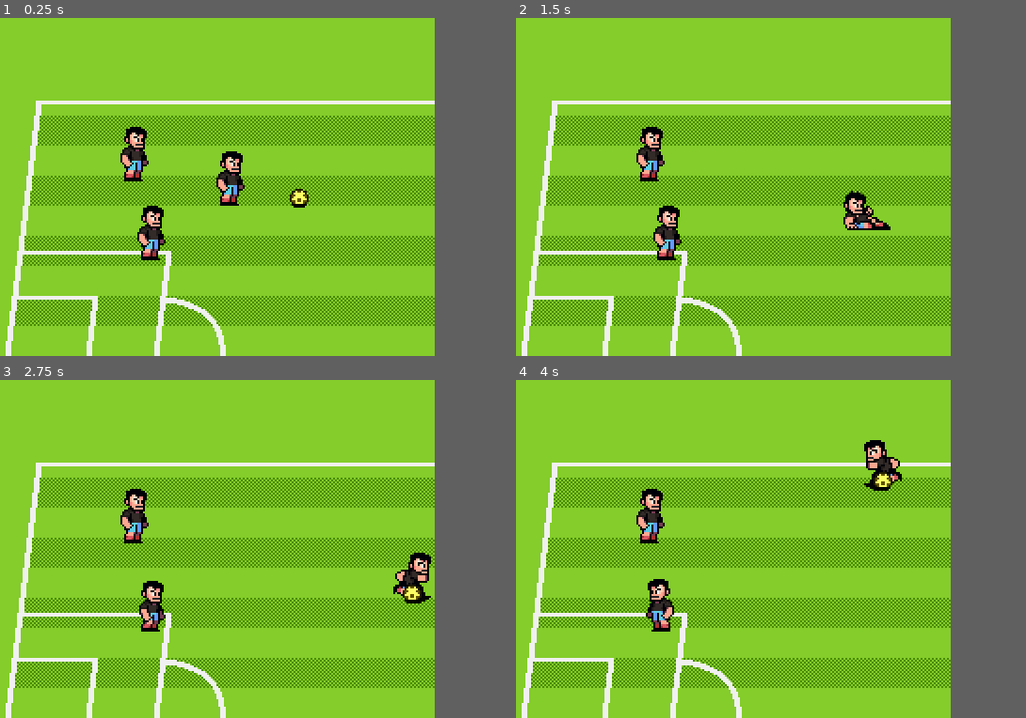
Above: before the commit, frames 1-4 (two rows, left to right).
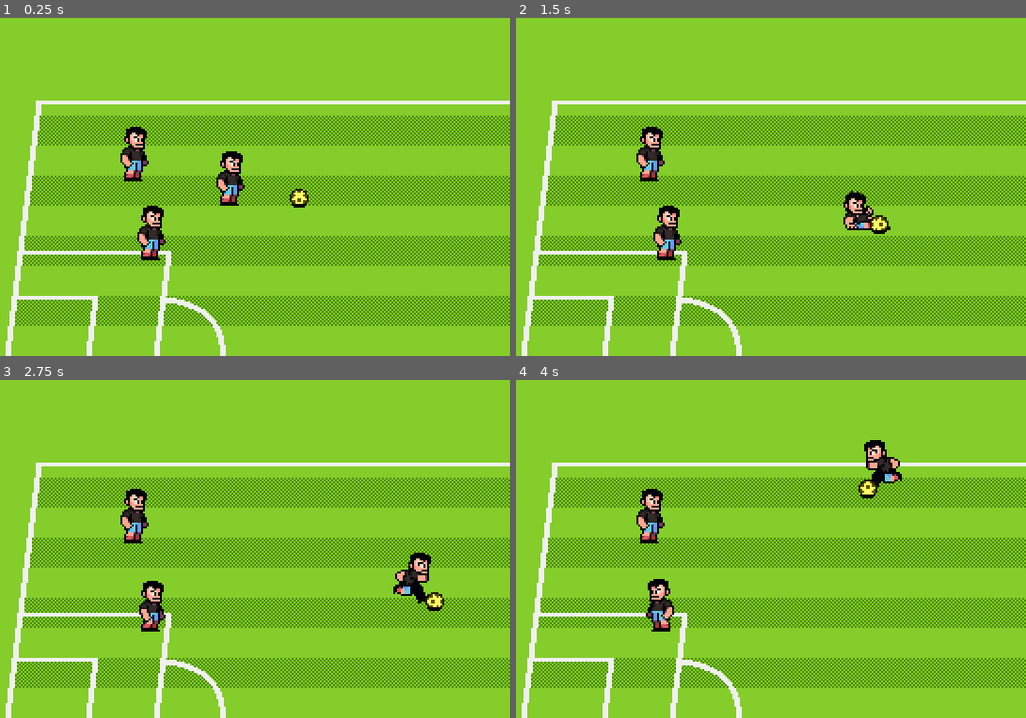
Above: after the commit, the same moments.

Repository: whitelonely/SuperSoccer
Game: Godot game, scene res://scenes/world.tscn
Same seed, same stepped clock (60 frames per second), same inputs: the game is played once before the commit and once after it.
Inputs:
- Up to frame 1 (0.25 s): no input
- Up to frame 2 (1.5 s): hold D (p1_right) 0.53-1.28 s; tap J (p1_pass) at 0.6 s; hold S (p1_down) from 1.28 s (still down); tap K (p1_shoot) at 1.35 s
- Up to frame 3 (2.75 s): release S (p1_down) at 2.03 s; hold D (p1_right) from 2.03 s (still down); tap Down (p2_down) at 2.1 s
- Up to frame 4 (4 s): release D (p1_right) at 2.78 s; hold W (p1_up) 2.78-3.53 s; tap Left (p2_left) at 2.85 s; hold A (p1_left) from 3.53 s (still down); tap Keypad 2 (p2_pass) at 3.6 s
In our replay, the window is 560x360 before the commit and 640x360 after it. These sizes can differ from the game's own. Grey fills any space a smaller window leaves; there, only what the larger window draws over its background counts as a difference.

The runs differ from the first frame. In frame 1, 2.8% of the frame differs, in the area x 85-100%, y 24-92%; in frame 2, 3.0%; in frame 3, 3.1%; in frame 4, 3.1%, in the area x 67-100%, y 24-92%.

Commit message:
实现运球状态更真实化效果

Diff:
--- a/project.godot
+++ b/project.godot
@@ -25,10 +25,10 @@
 
 [display]
 
-window/size/viewport_width=280
+window/size/viewport_width=320
 window/size/viewport_height=180
-window/size/window_width_override=1400
-window/size/window_height_override=900
+window/size/window_width_override=1280
+window/size/window_height_override=720
 window/stretch/mode="viewport"
 window/stretch/scale_mode="integer"
 
--- a/scenes/ball/ball.tscn
+++ b/scenes/ball/ball.tscn
@@ -7,10 +7,8 @@
 [sub_resource type="CircleShape2D" id="CircleShape2D_xotqv"]
 radius = 5.0
 
-[sub_resource type="Animation" id="Animation_jbgth"]
-resource_name = "idle"
-length = 0.1
-loop_mode = 1
+[sub_resource type="Animation" id="Animation_yjhvv"]
+length = 0.001
 tracks/0/type = "value"
 tracks/0/imported = false
 tracks/0/enabled = true
@@ -24,8 +22,10 @@
 "values": [0]
 }
 
-[sub_resource type="Animation" id="Animation_yjhvv"]
-length = 0.001
+[sub_resource type="Animation" id="Animation_jbgth"]
+resource_name = "idle"
+length = 0.1
+loop_mode = 1
 tracks/0/type = "value"
 tracks/0/imported = false
 tracks/0/enabled = true
@@ -82,6 +82,7 @@
 shape = SubResource("CircleShape2D_xotqv")
 
 [node name="AnimationPlayer" type="AnimationPlayer" parent="."]
+unique_name_in_owner = true
 libraries = {
 &"": SubResource("AnimationLibrary_r8c1m")
 }
--- a/scripts/ball.gd
+++ b/scripts/ball.gd
@@ -3,6 +3,7 @@
 
 enum State {CARRIED, FREEFORM, SHOT}
 
+@onready var animation_player: AnimationPlayer = %AnimationPlayer
 @onready var player_detection_area: Area2D = %PlayerDetectionArea
 
 var carrier : Player = null
@@ -17,7 +18,7 @@
 	if current_state != null:
 		current_state.queue_free()
 	current_state = state_factory.get_fresh_state(state)
-	current_state.setup(self, player_detection_area, carrier)
+	current_state.setup(self, player_detection_area, carrier, animation_player)
 	current_state.state_transition_requested.connect(switch_state.bind())
 	current_state.name = "足球状态机：" + str(state)
 	call_deferred("add_child", current_state)
--- a/scripts/ball_states/ball_state.gd
+++ b/scripts/ball_states/ball_state.gd
@@ -1,13 +1,18 @@
 class_name BallState
 extends Node
 
-signal state_transition_requested(new_state: BallState)
+signal state_transition_requested(new_state: Ball.State)
 
+var animation_player : AnimationPlayer = null
 var ball : Ball = null
 var carrier : Player = null
 var player_detection_area : Area2D = null
 
-func setup(context_ball: Ball, context_player_detection_area: Area2D, context_carrier: Player) -> void:
+func setup(
+	context_ball: Ball, context_player_detection_area: Area2D,
+	context_carrier: Player, context_animation_player: AnimationPlayer
+	) -> void:
 	ball = context_ball
 	player_detection_area = context_player_detection_area
 	carrier = context_carrier
+	animation_player = context_animation_player
--- a/scripts/ball_states/ball_state_carried.gd
+++ b/scripts/ball_states/ball_state_carried.gd
@@ -1,8 +1,29 @@
 class_name BallStateCarried
 extends BallState
+
+const OFFSET_FROM_PLAYER := Vector2(10, 4)
+# 运球更真实优化
+const DRIBBLE_FREQUENCY := 10.0	#运球频率
+const DRIBBLE_INTENSITY := 3.0	#运球强度
+
+var dribble_time := 0.0
 
 func _enter_tree() -> void:
 	assert(carrier != null)
 
-func _process(_delta: float) -> void:
-	ball.position = carrier.position
+func _process(delta: float) -> void:
+	var vx = 0.0
+	dribble_time += delta
+
+	if carrier.velocity != Vector2.ZERO:
+		if carrier.velocity.x != 0:
+			vx = cos(dribble_time * DRIBBLE_FREQUENCY) * DRIBBLE_INTENSITY
+		if carrier.heading.x >= 0:
+			animation_player.play("roll")
+			animation_player.advance(0)
+		else:
+			animation_player.play_backwards("roll")
+			animation_player.advance(0)
+	else:
+		animation_player.play("idle")
+	ball.position = carrier.position + Vector2(vx + carrier.heading.x * OFFSET_FROM_PLAYER.x, OFFSET_FROM_PLAYER.y)
